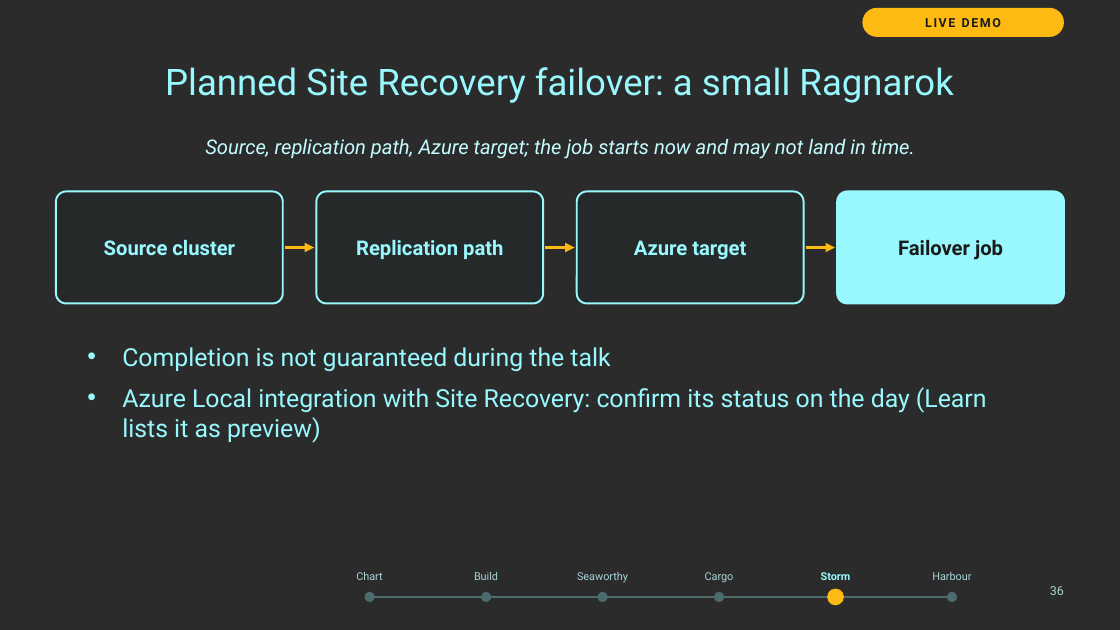
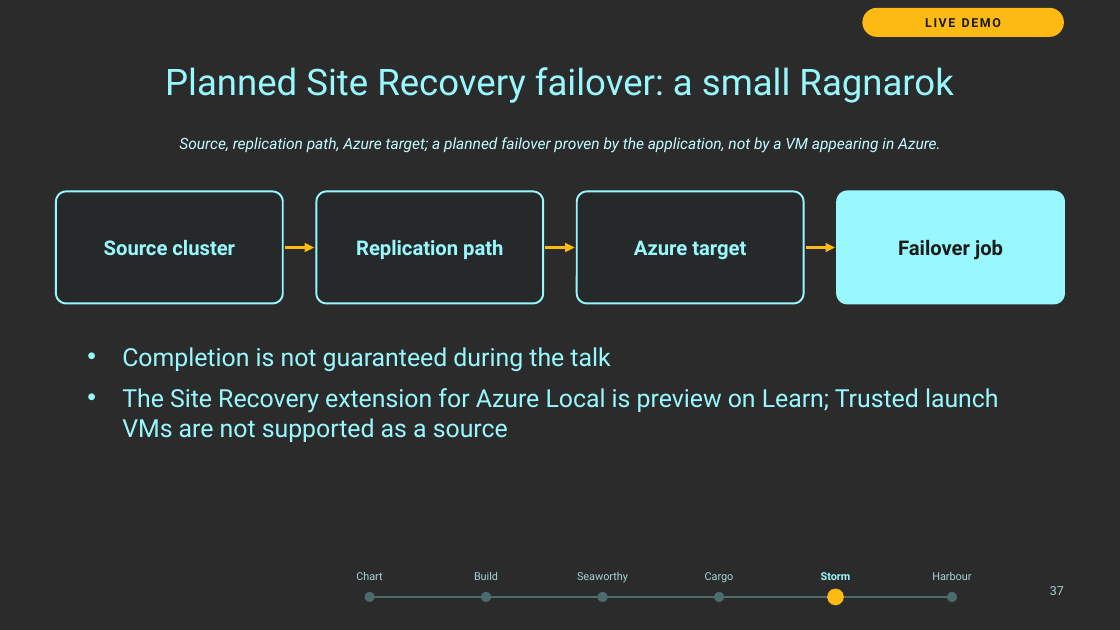
Before and after one commit to thisismydemo/nic2026_azl, a slide deck: slide 37 of presentation/Azure_Local_Discovery_to_Day2_NIC2026.pptx (slide 36 before the commit). Drawn at 1120x630 pixels with LibreOffice and Linux fonts; fonts in the diff are those of the drawing; background and template pictures are left out; a plain dark background stands for a picture behind light text. Boxes give left, top, right and bottom in pixels: in the first picture for what was removed or moved away, otherwise in the second. Text is boxed around its words. In the diff, an @@ line names an element or a change of style, - is before the commit and + after.

```diff
--- a/presentation/Azure_Local_Discovery_to_Day2_NIC2026.pptx
+++ b/presentation/Azure_Local_Discovery_to_Day2_NIC2026.pptx
@@ text at [179,137,941,153]: text changed; size 13 to 10 pt @@
-Source, replication path, Azure target; the job starts now and may not land in time.
+Source, replication path, Azure target; a planned failover proven by the application, not by a VM appearing in Azure.
@@ text at [122,388,999,442]: text changed @@
-• Azure Local integration with Site Recovery: confirm its status on the day (Learn lists it as preview)
+• The Site Recovery extension for Azure Local is preview on Learn; Trusted launch VMs are not supported as a source
@@ text at [1050,586,1064,595]: text changed @@
-36
+37
```
Also in this commit, not shown: 22 other slides changed, 1 slide added, 29 other files.
